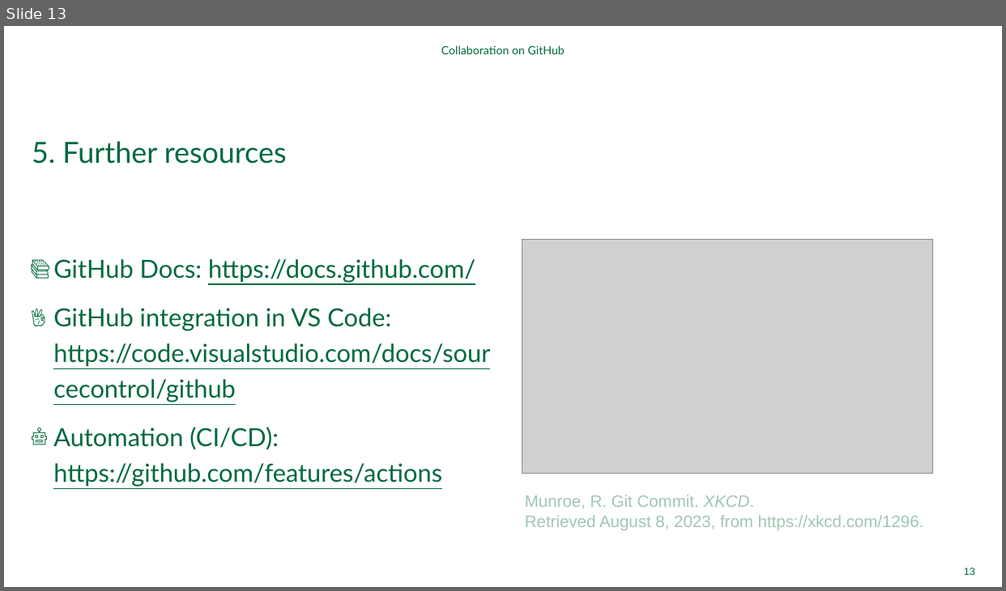
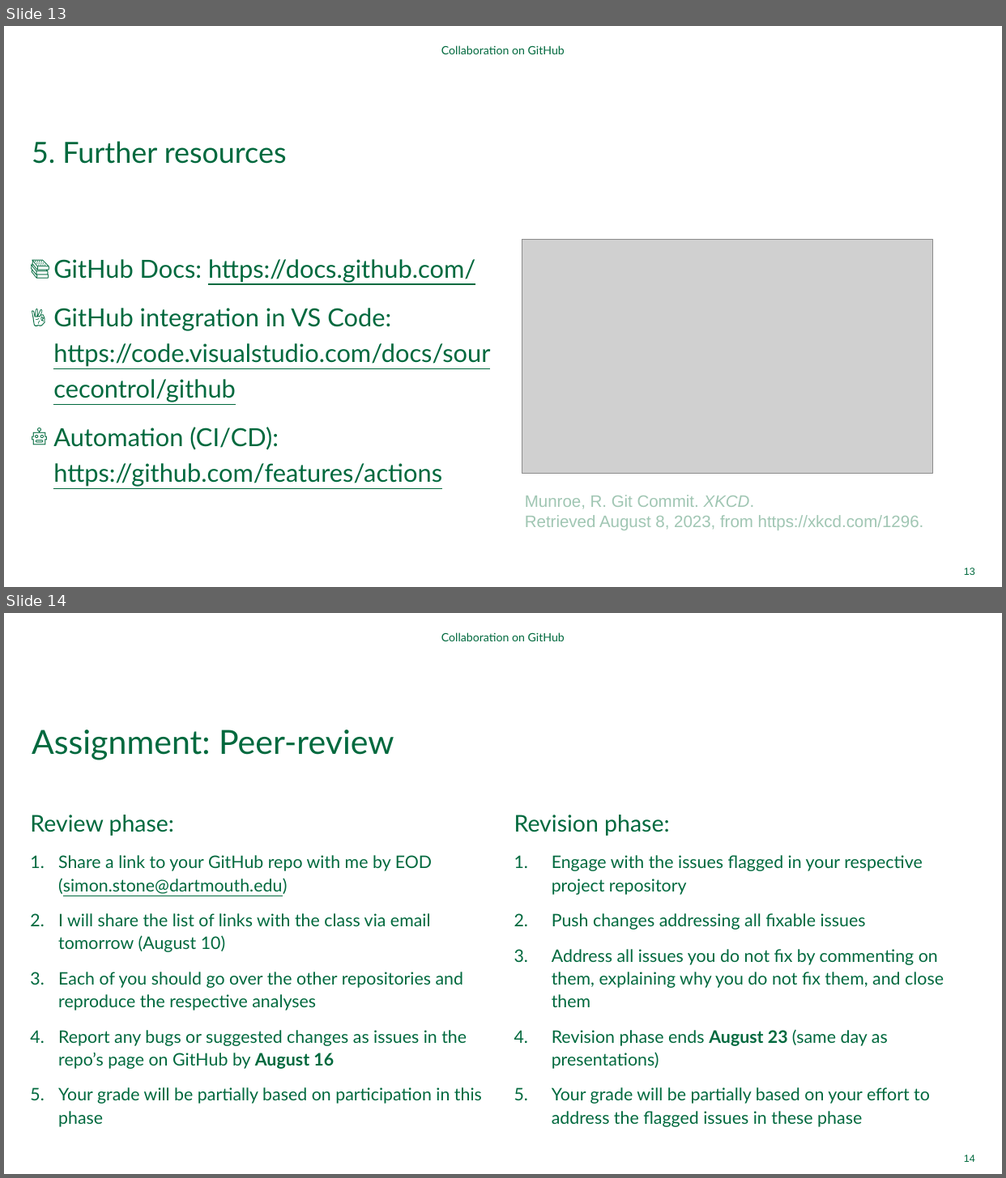
Before and after one commit to Simon-Stone/qbs-applied-data-science, a slide deck: 10-Collaboration-on-GitHub/ppt/Collaboration-on-GitHub.pptx. Shown one above the other, each under a label of ours: slide 13 before the commit, slides 13 and 14 after it. The pictures are 1006x591 and 1006x1178 pixels, drawn with LibreOffice and Linux fonts; fonts in the diff are those of the drawing; grey boxes stand for pictures; background and template pictures are left out. Boxes give left, top, right and bottom in pixels: in the first picture for what was removed or moved away, otherwise in the second. Text is boxed around its words. In the diff, an @@ line names an element or a change of style, - is before the commit and + after.

Commit message:
adds assignment instructions

```diff
--- a/10-Collaboration-on-GitHub/ppt/Collaboration-on-GitHub.pptx
+++ b/10-Collaboration-on-GitHub/ppt/Collaboration-on-GitHub.pptx
@@ slide 14 added at (4,613,1002,1174), background #FFFFFF @@
@@ text added at (441,632,565,641), 11 pt, text #00693E @@
+Collaboration on GitHub
@@ title added at (32,730,394,760), 32 pt, text #00693E @@
+Assignment: Peer-review
@@ text added at (30,815,482,1127), 16.6 pt, text #00693E @@
+Review phase:
+1. Share a link to your GitHub repo with me by EOD (simon.stone@dartmouth.edu)
+2. I will share the list of links with the class via email tomorrow (August 10)
+3. Each of you should go over the other repositories and reproduce the respective analyses
+4. Report any bugs or suggested changes as issues in the repo’s page on GitHub by August 16
+5. Your grade will be partially based on participation in this phase
@@ text added at (514,815,944,1127), 16.6 pt, text #00693E @@
+Revision phase:
+1. Engage with the issues flagged in your respective project repository
+2. Push changes addressing all fixable issues
+3. Address all issues you do not fix by commenting on them, explaining why you do not fix them, and close them
+4. Revision phase ends August 23 (same day as presentations)
+5. Your grade will be partially based on your effort to address the flagged issues in these phase
@@ page number added at (964,1155,975,1162), 9.8 pt, text #00693E @@
+14
```
Also in this commit, not shown: 1 other file.
